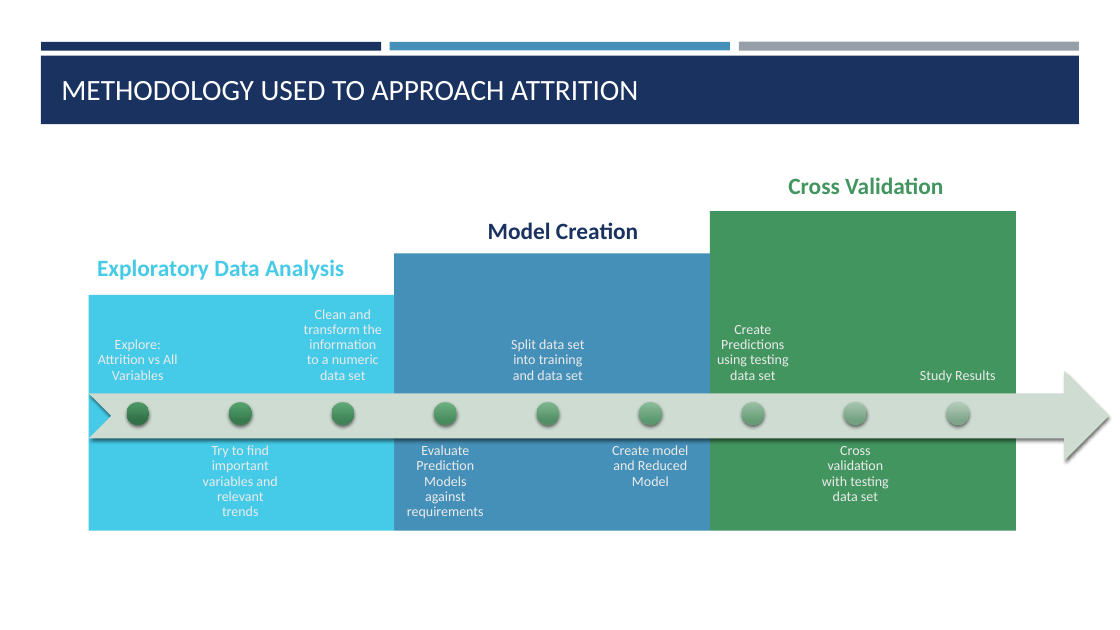
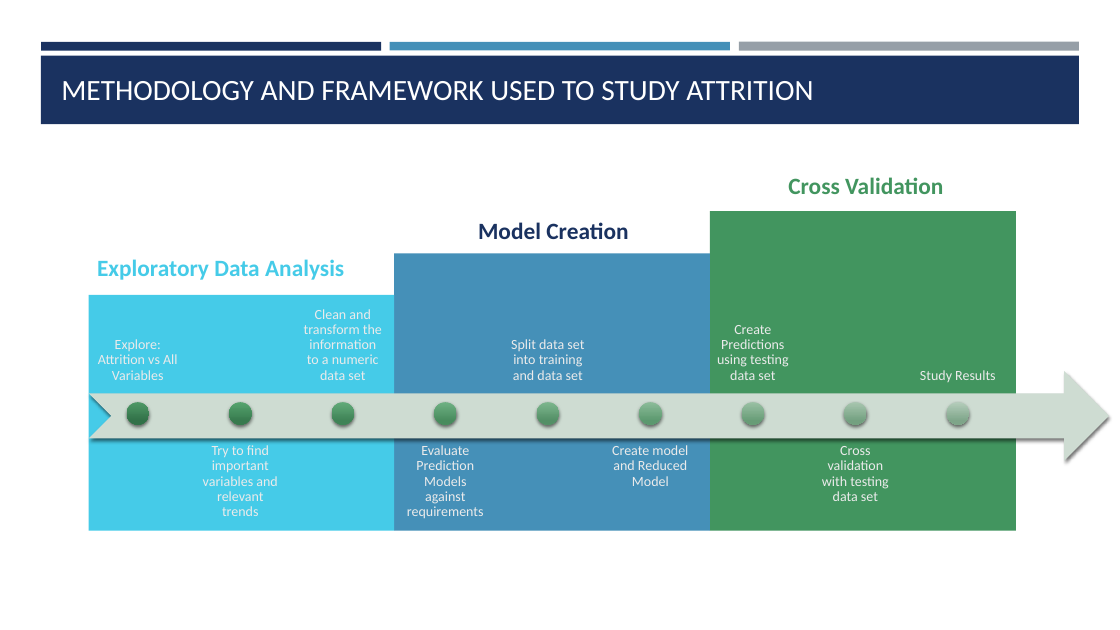
Before and after one commit to jainhsuya/msds.6306.case.study.2, a slide deck: slide 3 of Case Study 2.pptx. Drawn at 1120x630 pixels with LibreOffice and Linux fonts; fonts in the diff are those of the drawing. Boxes give left, top, right and bottom in pixels: in the first picture for what was removed or moved away, otherwise in the second. Text is boxed around its words. In the diff, an @@ line names an element or a change of style, - is before the commit and + after.

```diff
--- a/Case Study 2.pptx
+++ b/Case Study 2.pptx
@@ title at box(61, 81, 813, 101): text changed @@
-METHODOLOGY USED TO APPROACH ATTRITION
+METHODOLOGY AND FRAMEWORK USED TO STUDY ATTRITION
@@ text "Model Creation": place and size @@
-text "Model Creation" at box(488, 222, 638, 239)
+text "Model Creation" at box(478, 222, 628, 239)
```
Also in this commit, not shown: 5 other slides changed, 2 slides removed.
